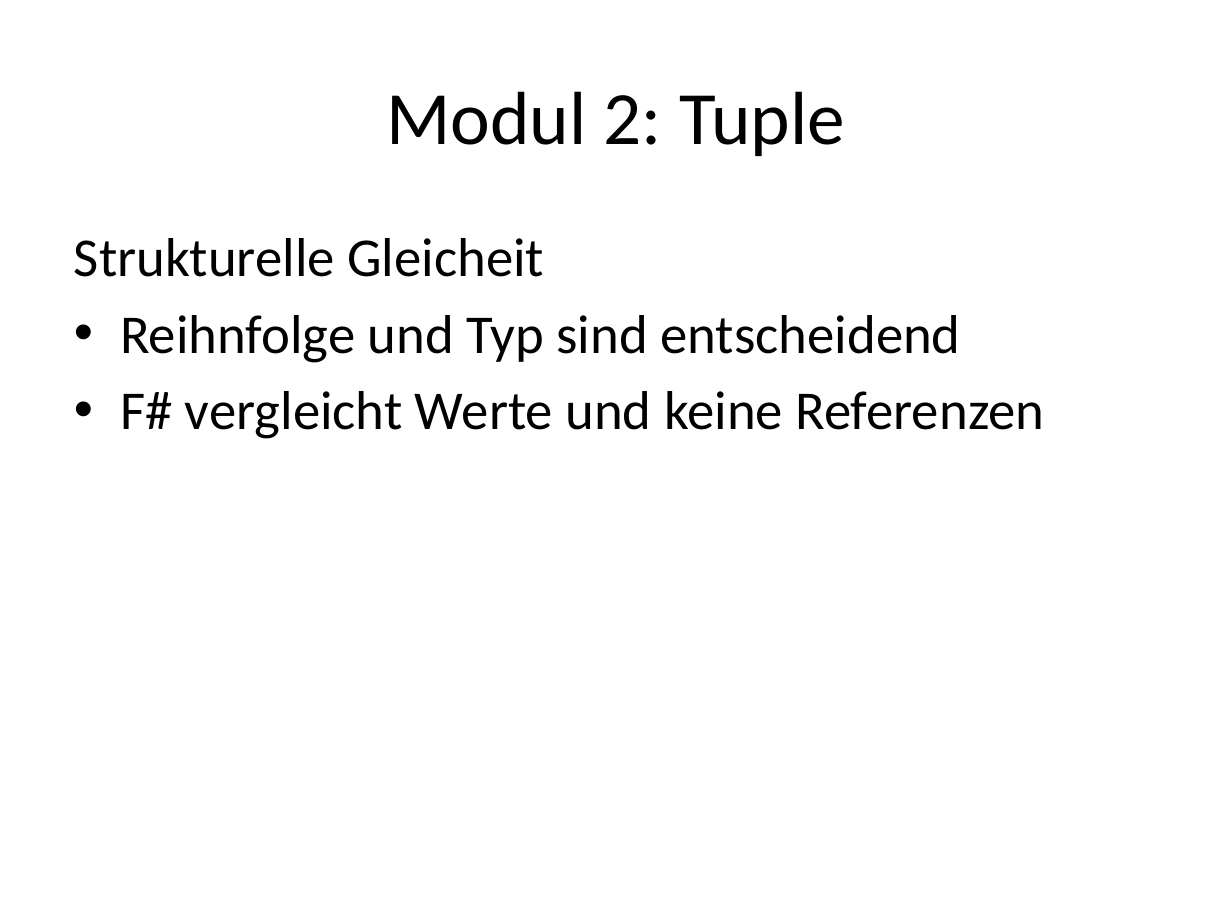
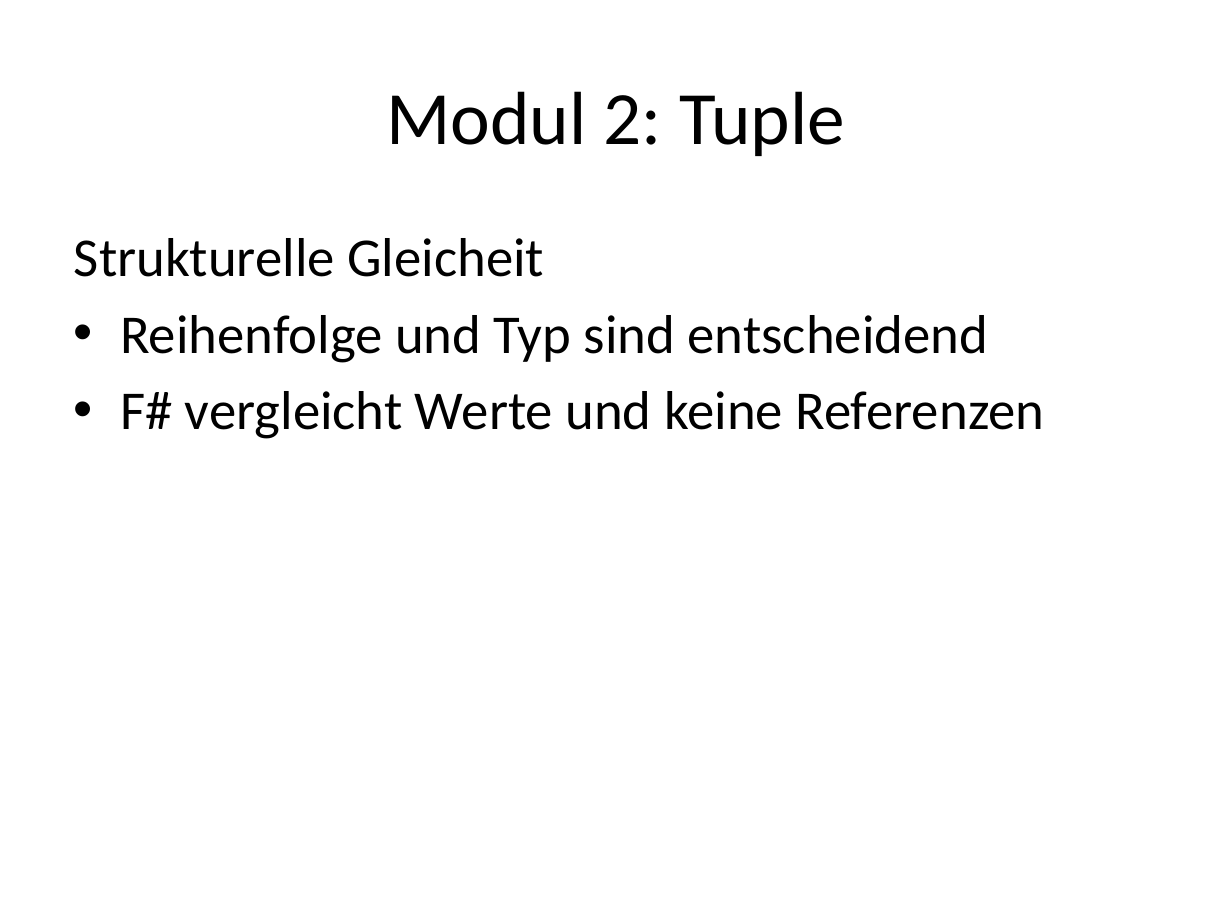
Before and after one commit to nasserbrake/Spartakiade2017, a slide deck: slide 43 of FSharp.pptx. Drawn at 1232x924 pixels with LibreOffice and Linux fonts; fonts in the diff are those of the drawing. Boxes give left, top, right and bottom in pixels: in the first picture for what was removed or moved away, otherwise in the second. Text is boxed around its words. In the diff, an @@ line names an element or a change of style, - is before the commit and + after.

```diff
--- a/FSharp.pptx
+++ b/FSharp.pptx
@@ text at [120, 315, 988, 363]: text changed @@
-• Reihnfolge und Typ sind entscheidend
+• Reihenfolge und Typ sind entscheidend
```
Also in this commit, not shown: 2 other slides changed, 1 slide added, 4 other files.
